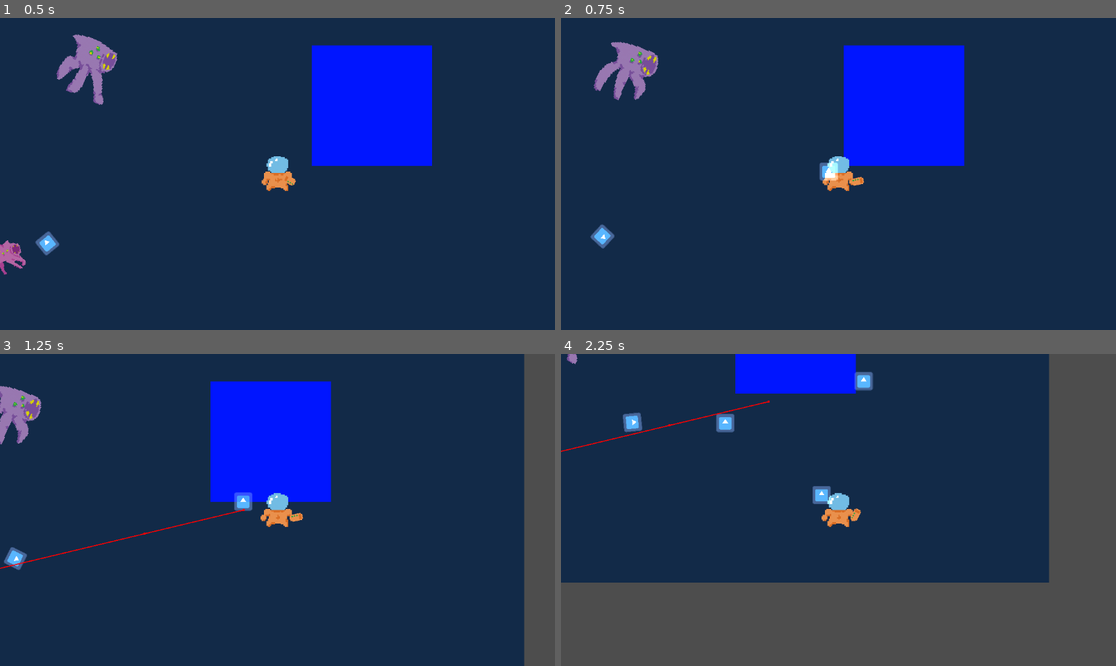
Above: before the commit, frames 1-4 (two rows, left to right).
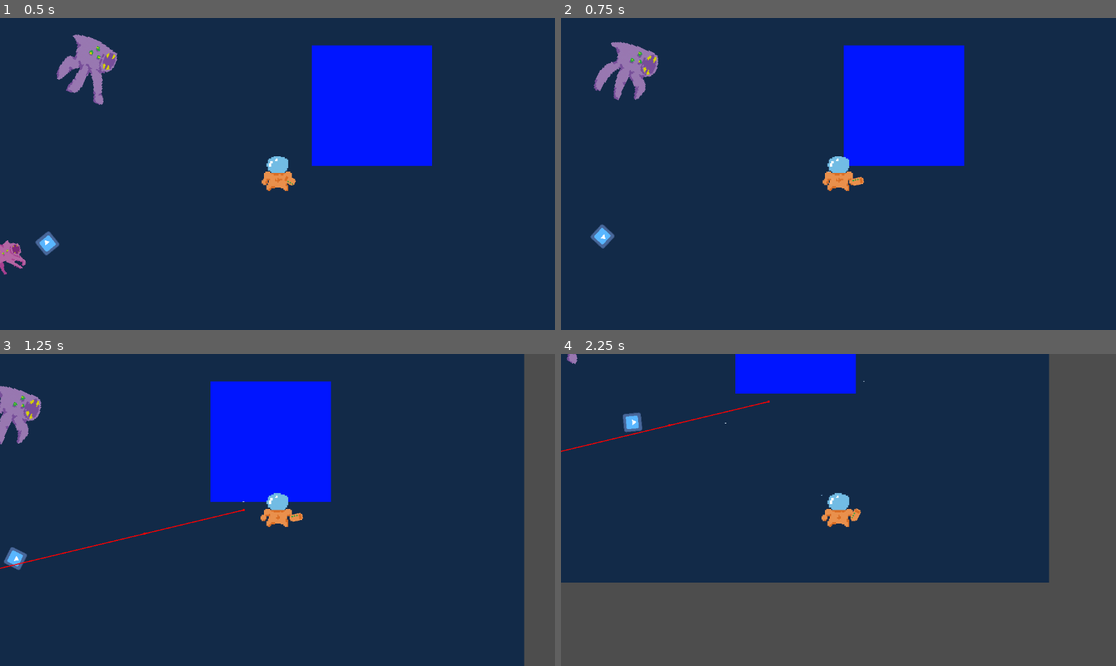
Above: after the commit, the same moments.

Repository: DeepRestGames/pirate-software-game-jam-17
Game: Godot game, scene res://Scenes/TestScene.tscn
Same seed, same stepped clock (60 frames per second), same inputs: the game is played once before the commit and once after it. The engine's default icon, where the game draws it, is replaced by a stand-in: a white triangle on a blue panel in a dark square.
Inputs (mouse positions are in pixels of both pictures, inside the frame that each line leads up to):
- Up to frame 1 (0.5 s): no input
- Up to frame 2 (0.75 s): move the mouse to (960, 158) at 0.52 s; press the mouse at (960, 158) at 0.53 s; hold D (move_right) from 0.53 s (still down)
- Up to frame 3 (1.25 s): keep holding D (move_right)
- Up to frame 4 (2.25 s): move the mouse to (727, 525) at 1.27 s; release D (move_right) at 1.28 s; release the mouse at (727, 525) at 1.28 s; hold S (move_down) 1.28-2.03 s; click (727, 525) at 1.35 s; move the mouse to (894, 441) at 2.02 s; press the mouse at (894, 441) at 2.03 s; hold D (move_right) from 2.03 s (still down)

Frame 1 is identical in both runs. In frame 2, 0.2% of the frame differs, in the area x 46-50%, y 46-53%; in frame 3, 0.2%; in frame 4, 0.6%, in the area x 27-57%, y 5-49%.

Commit message:
Projectiles

Diff:
--- a/if_onlyone_savemission/Scenes/Player/PlayerProjectile.tscn
+++ b/if_onlyone_savemission/Scenes/Player/PlayerProjectile.tscn
@@ -1,10 +1,36 @@
-[gd_scene load_steps=5 format=3 uid="uid://blwshl3u7skae"]
+[gd_scene load_steps=8 format=3 uid="uid://blwshl3u7skae"]
 
 [ext_resource type="Script" uid="uid://cffia3f7umf6u" path="res://Scripts/Player/PlayerProjectile.gd" id="1_qvbyf"]
-[ext_resource type="Texture2D" uid="uid://cv8hmxb7wdyar" path="res://icon.svg" id="2_ftmwh"]
+[ext_resource type="Texture2D" uid="uid://b2xxr8q4018n1" path="res://Assets/Sprites/PlayerProjectile.png" id="2_qvbyf"]
 
-[sub_resource type="CanvasItemMaterial" id="CanvasItemMaterial_kthr8"]
-blend_mode = 1
+[sub_resource type="AtlasTexture" id="AtlasTexture_1dmhh"]
+atlas = ExtResource("2_qvbyf")
+region = Rect2(0, 0, 64, 64)
+
+[sub_resource type="AtlasTexture" id="AtlasTexture_vpe3v"]
+atlas = ExtResource("2_qvbyf")
+region = Rect2(64, 0, 64, 64)
+
+[sub_resource type="AtlasTexture" id="AtlasTexture_cs6hm"]
+atlas = ExtResource("2_qvbyf")
+region = Rect2(128, 0, 64, 64)
+
+[sub_resource type="SpriteFrames" id="SpriteFrames_da74s"]
+animations = [{
+"frames": [{
+"duration": 1.0,
+"texture": SubResource("AtlasTexture_1dmhh")
+}, {
+"duration": 1.0,
+"texture": SubResource("AtlasTexture_vpe3v")
+}, {
+"duration": 1.0,
+"texture": SubResource("AtlasTexture_cs6hm")
+}],
+"loop": true,
+"name": &"default",
+"speed": 12.0
+}]
 
 [sub_resource type="CircleShape2D" id="CircleShape2D_bi23y"]
 radius = 15.0
@@ -16,10 +42,11 @@
 collision_mask = 6
 script = ExtResource("1_qvbyf")
 
-[node name="ProjectileSprite" type="Sprite2D" parent="."]
-material = SubResource("CanvasItemMaterial_kthr8")
+[node name="ProjectileSprite" type="AnimatedSprite2D" parent="."]
 scale = Vector2(0.2, 0.2)
-texture = ExtResource("2_ftmwh")
+sprite_frames = SubResource("SpriteFrames_da74s")
+autoplay = "default"
+frame_progress = 0.438396
 
 [node name="CollisionShape2D" type="CollisionShape2D" parent="."]
 shape = SubResource("CircleShape2D_bi23y")
Binary file added: if_onlyone_savemission/Assets/Sprites/EnemyProjectile.png
Not shown, added: if_onlyone_savemission/Assets/Sprites/EnemyProjectile.png.import
Binary file added: if_onlyone_savemission/Assets/Sprites/PlayerProjectile.png
Not shown, added: if_onlyone_savemission/Assets/Sprites/PlayerProjectile.png.import
